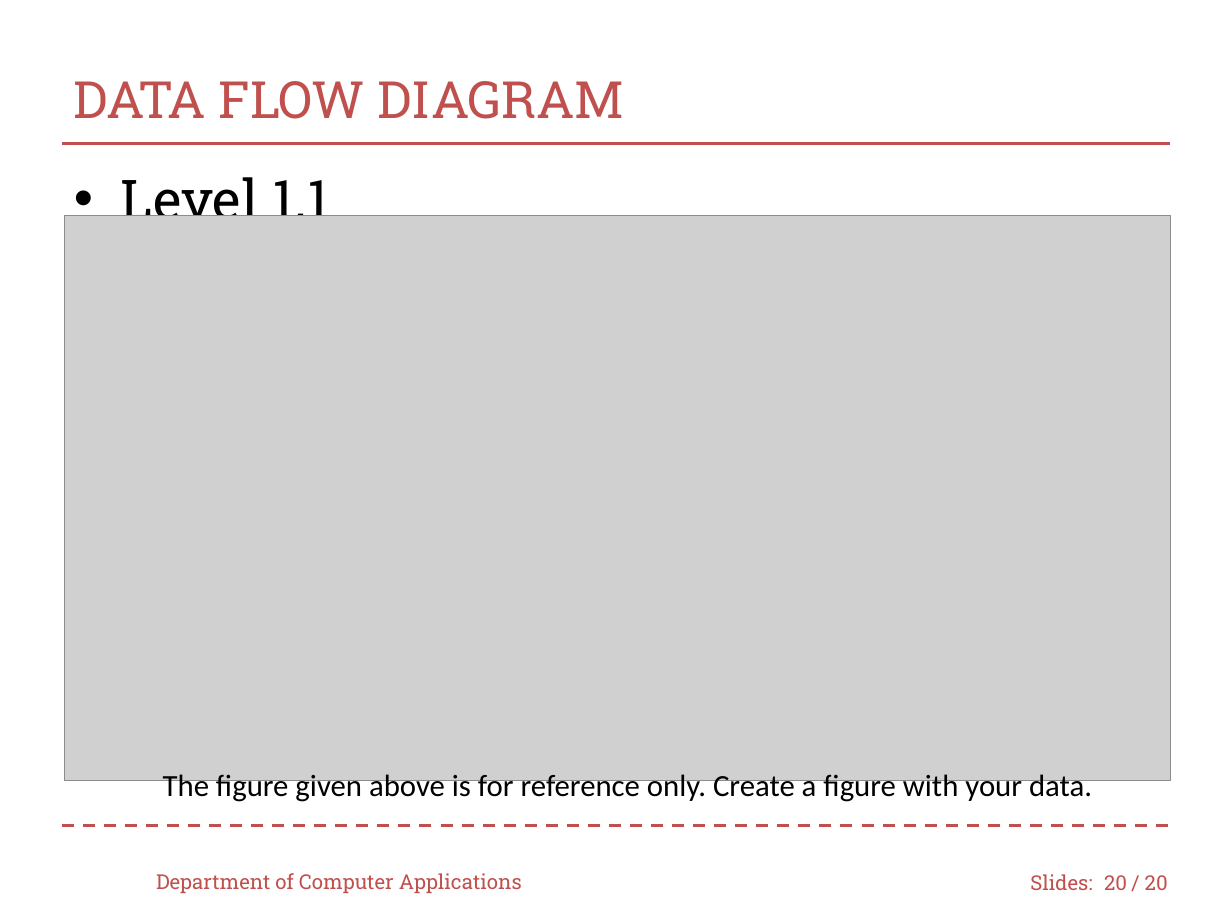
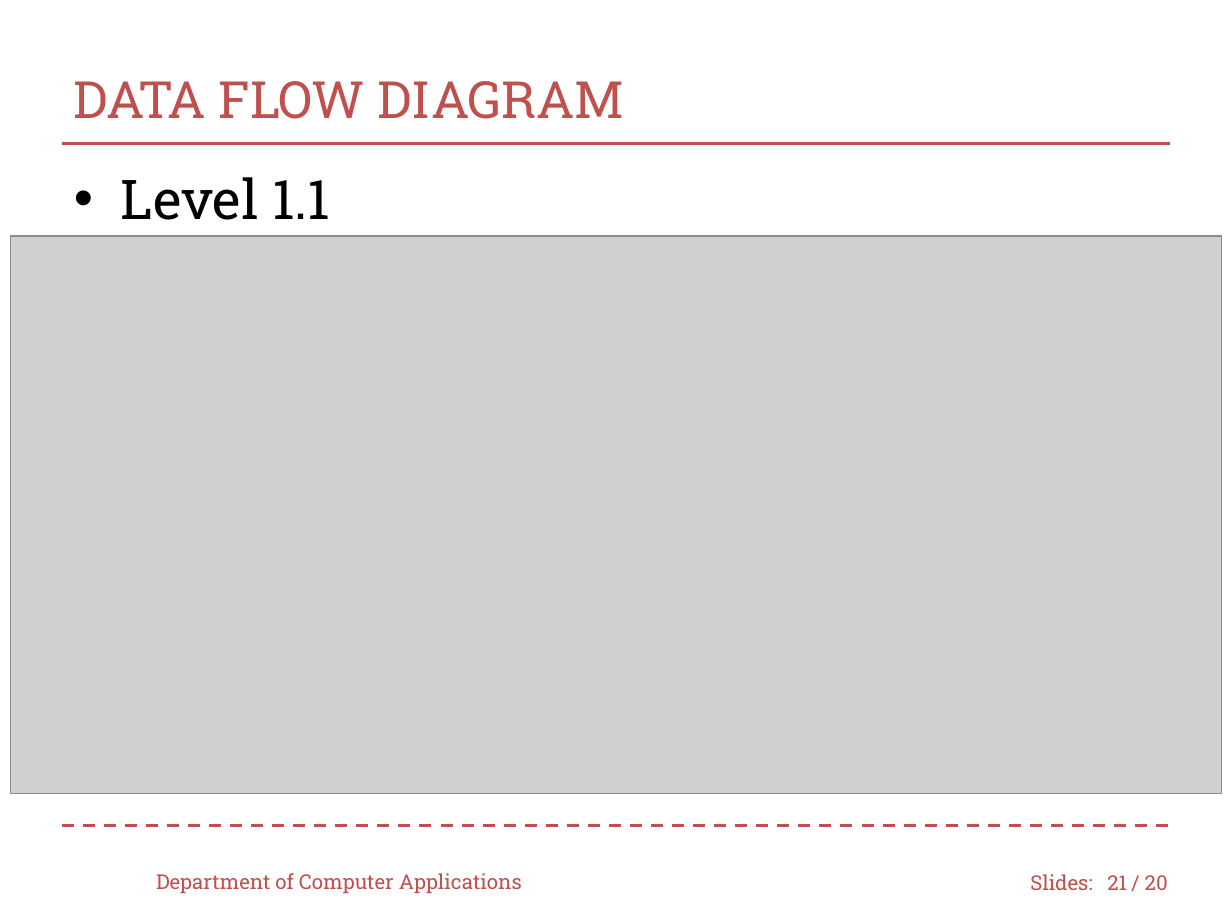
Before and after one commit to Saran-sk52/Mini-Project, a slide deck: slide 21 of 49_MP_presentation.pptx (slide 20 before the commit). Drawn at 1232x924 pixels with LibreOffice and Linux fonts; fonts in the diff are those of the drawing; grey boxes stand for pictures; background and template pictures are left out. Boxes give left, top, right and bottom in pixels: in the first picture for what was removed or moved away, otherwise in the second. Text is boxed around its words. In the diff, an @@ line names an element or a change of style, - is before the commit and + after.

```diff
--- a/49_MP_presentation.pptx
+++ b/49_MP_presentation.pptx
@@ picture: place and size @@
-picture at [64,216,1170,780]
+picture at [10,237,1221,795]
@@ text removed at [163,774,1092,804] @@
-The figure given above is for reference only. Create a figure with your data.
@@ page number at [1107,875,1127,890]: text changed @@
-20
+21
```
Also in this commit, not shown: 18 other slides changed, 1 slide added, 1 slide removed.
